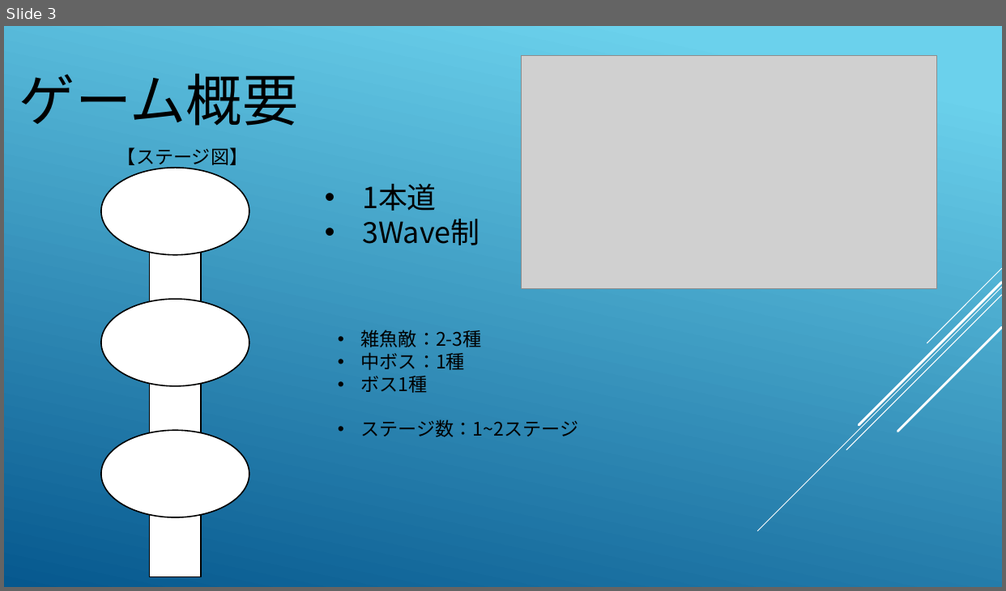
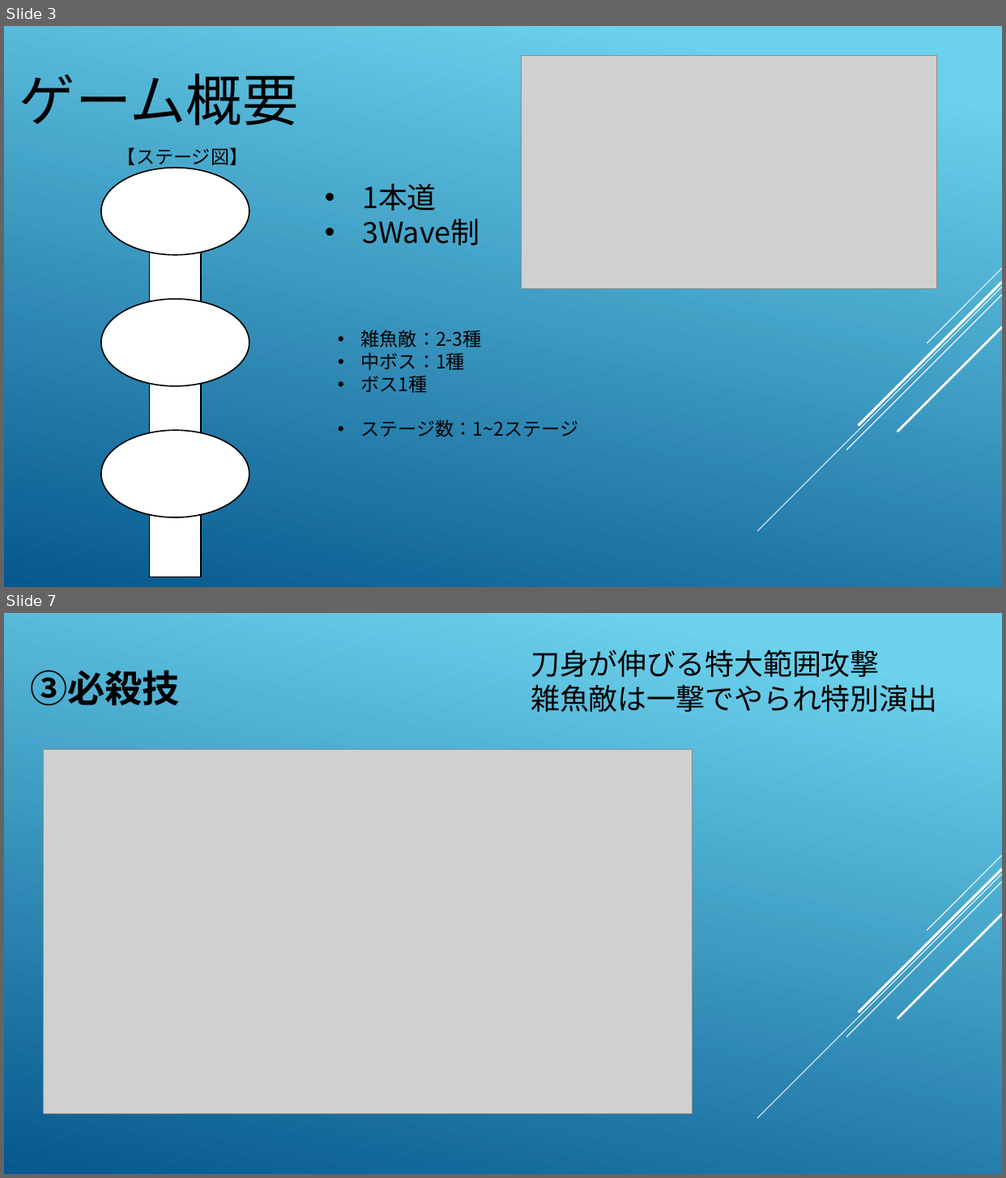
Before and after one commit to hir4rin/2026_summer, a slide deck: 進捗/2026_summer企画書part2.pptx. Shown one above the other, each under a label of ours: slide 3 before the commit, slides 3 and 7 after it; the slides between them are not shown. The pictures are 1006x591 and 1006x1178 pixels, drawn with LibreOffice and Linux fonts; fonts in the diff are those of the drawing; grey boxes stand for pictures. Boxes give left, top, right and bottom in pixels: in the first picture for what was removed or moved away, otherwise in the second. Text is boxed around its words. In the diff, an @@ line names an element or a change of style, - is before the commit and + after.

```diff
--- a/進捗/2026_summer企画書part2.pptx
+++ b/進捗/2026_summer企画書part2.pptx
@@ slide 7 added at (x1=4, y1=613, x2=1002, y2=1174), background gradient #6ED2EB to #06588E; not listed: 5 template elements that a slide beside it also shows @@
@@ text added at (x1=530, y1=649, x2=937, y2=712), 28 pt, text #000000 @@
+刀身が伸びる特大範囲攻撃
+雑魚敵は一撃でやられ特別演出
@@ title added at (x1=30, y1=670, x2=180, y2=706), 36 pt, text #000000, bold @@
+③必殺技
@@ picture added at (x1=43, y1=749, x2=692, y2=1114) @@
```
Also in this commit, not shown: 3 slides changed, 1 other slide added, 2 slides removed, 1 other file.
